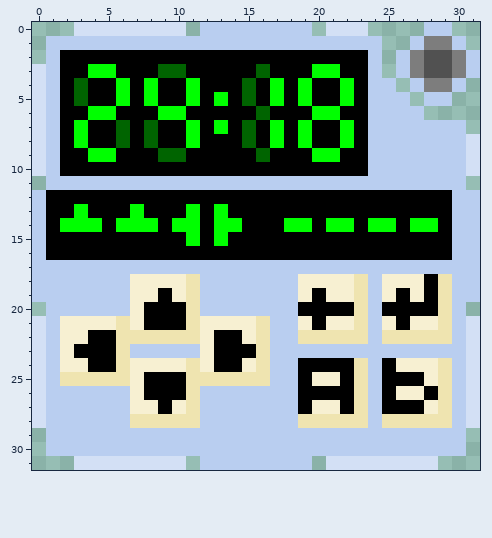
Two versions of one pixel-art sprite, Icons/The Gamepad.png. Above, as it was before the edit.
The file is 32x32 pixels. Colours within 5 levels of each other are drawn and written as one.
Now the later version:
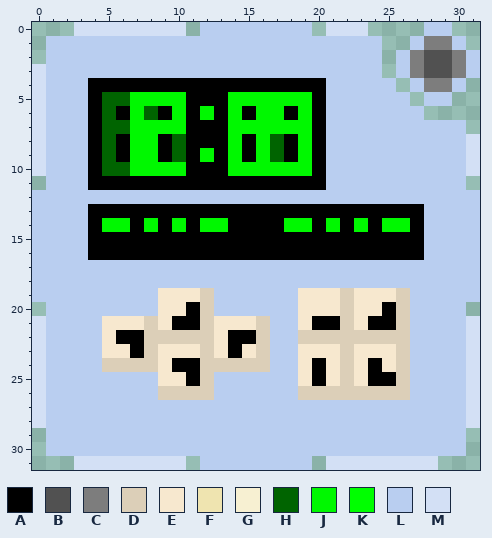
Palette (. is transparent): A #000000  B #515151  C #7d7d7d  D #dccfb8  E #f7e8cf  F #efe4b0  G #f7f0d2  H #006400  J #00f800  K #00ff00  L #b9cef0  M #d3e0f5
Edits made:
Changed rows in their new state; - is an unchanged pixel.
first column x 1:
 2 -LLLLLLLLLLLLLLLLLLLLLL------
 3 -LLLLLLLLLLLLLLLLLLLLLL------
 4 -LL--A-A--A---A-A-A-LLL------
 5 -LL-HHJJJJA-AJJJJJJ-LLL------
 6 -LLAH-JHAJ-J-J-JJ-JALLL------
 7 -LL-H-JJJJA-AJJJJJJ-LLL------
 8 -LL-HAJJ-HA--JAJH-J-LLL------
 9 -LLAH-JJA--J-J-JH-JALLL------
10 -LL-HHJJJJ---JJJJJJ-LLL------
11 ---AAAAAAAAAAAAAAAAA---------
12 LLLLLLLLLLLLLLLLLLLLLLLLLLLLL
13 LLL---A---A-A--------------LL
14 LLLAJJAJ-JAJJA---JJ-JAJAJJALL
15 LLL-------A-A--------------LL
16 LLL------------------------LL
18 ------LLLLL-------LLLLL-LLLLL
19 ------LLEEED------EEEDEEEDLLL
20 ------LLEEAD------EEEDEE-DLLL
21 -LLLEEEDE-ADEEED--E-ADEAADLLL
22 -LLLEAADDDDDE-AD--DDDDDDDDLLL
23 -LLLEEADEEEDE-ED--EEEDEEED---
24 -LLLDDDDEAADDDDD--E-EDEAEDLLL
25 -LLLLLLLEEADLLLL--EAEDEA-DLLL
26 ------LLDDDD------DDDDDDDDLLL
27 ------LLLLL-------LLLLL-LLLLL
28 ------LLLLL-------LLLLL-LLLLL
